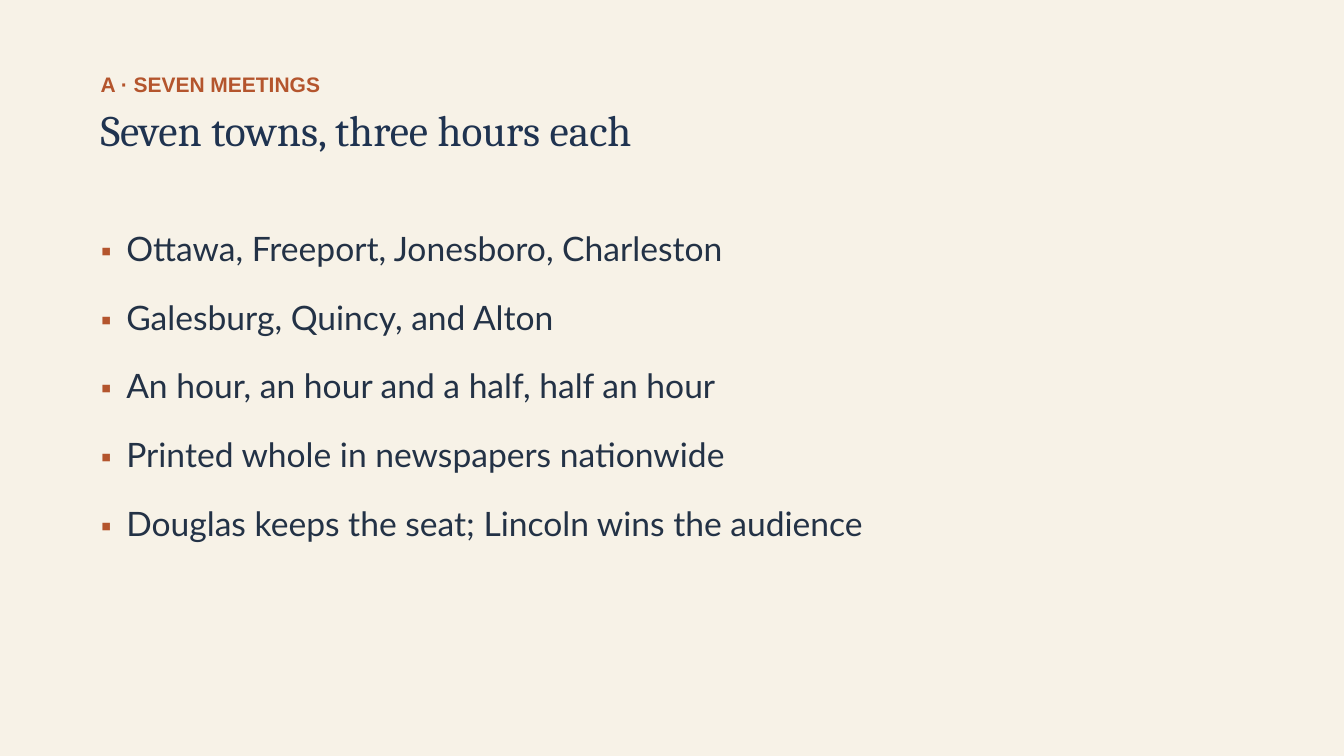
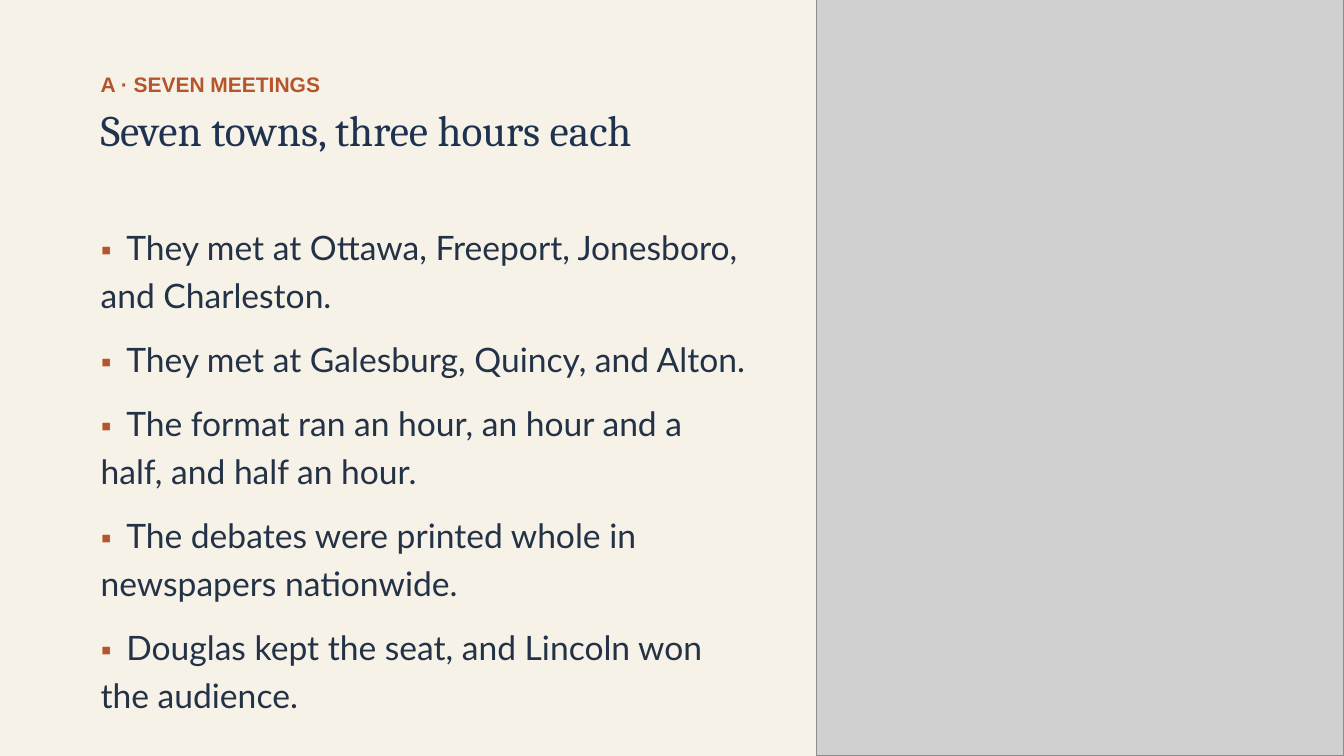
Before and after one commit to ab17gthb/humanities-curriculum-group, a slide deck: slide 5 of sectional-crisis/lesson-05/lesson-05-slides.pptx. Drawn at 1344x756 pixels with LibreOffice and Linux fonts; fonts in the diff are those of the drawing; grey boxes stand for pictures. Boxes give left, top, right and bottom in pixels: in the first picture for what was removed or moved away, otherwise in the second. Text is boxed around its words. In the diff, an @@ line names an element or a change of style, - is before the commit and + after.

Commit message:
Rollout: SC L5 reworked and live (Debates, John Brown, and Secession)

```diff
--- a/sectional-crisis/lesson-05/lesson-05-slides.pptx
+++ b/sectional-crisis/lesson-05/lesson-05-slides.pptx
@@ picture added at (817, 0, 1344, 756) @@
@@ text at (101, 235, 745, 666): text changed @@
-▪ Ottawa, Freeport, Jonesboro, Charleston
-▪ Galesburg, Quincy, and Alton
-▪ An hour, an hour and a half, half an hour
-▪ Printed whole in newspapers nationwide
-▪ Douglas keeps the seat; Lincoln wins the audience
+▪ They met at Ottawa, Freeport, Jonesboro, and Charleston.
+▪ They met at Galesburg, Quincy, and Alton.
+▪ The format ran an hour, an hour and a half, and half an hour.
+▪ The debates were printed whole in newspapers nationwide.
+▪ Douglas kept the seat, and Lincoln won the audience.
```
Also in this commit, not shown: 11 other slides changed, 6 other files.
